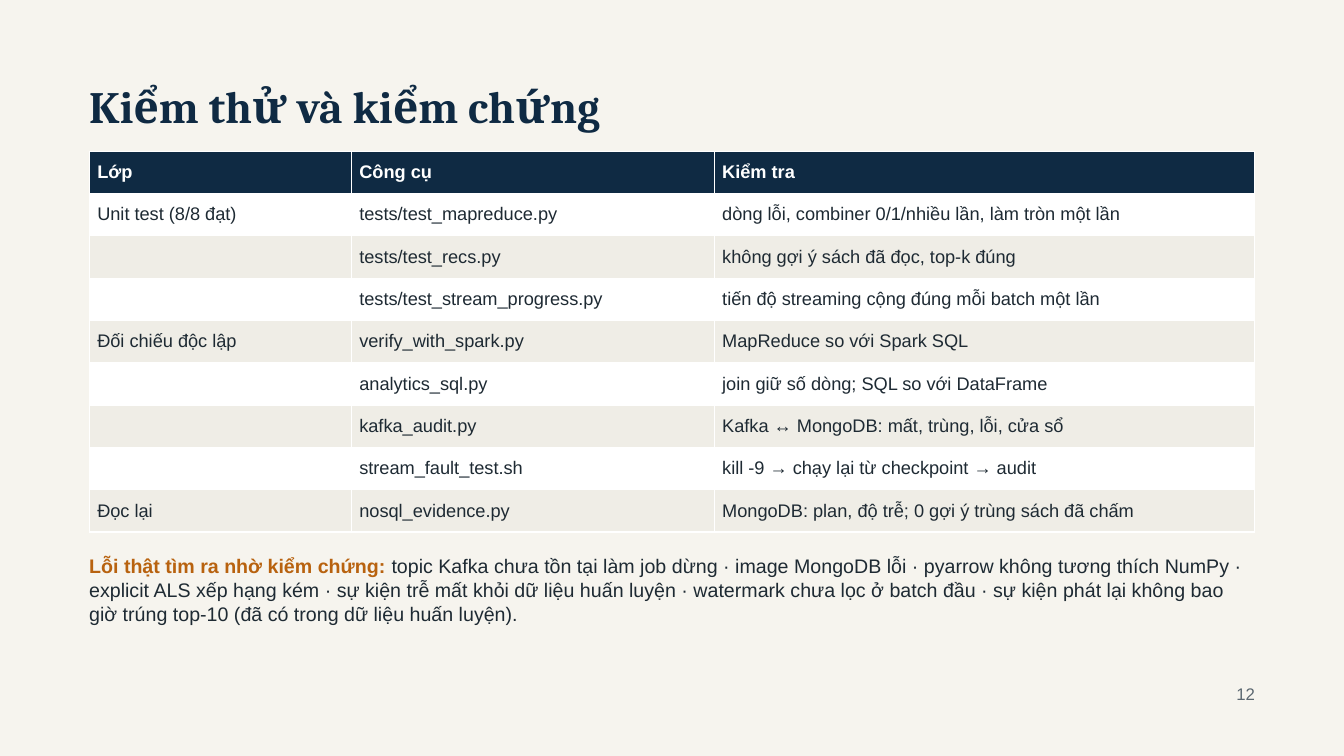
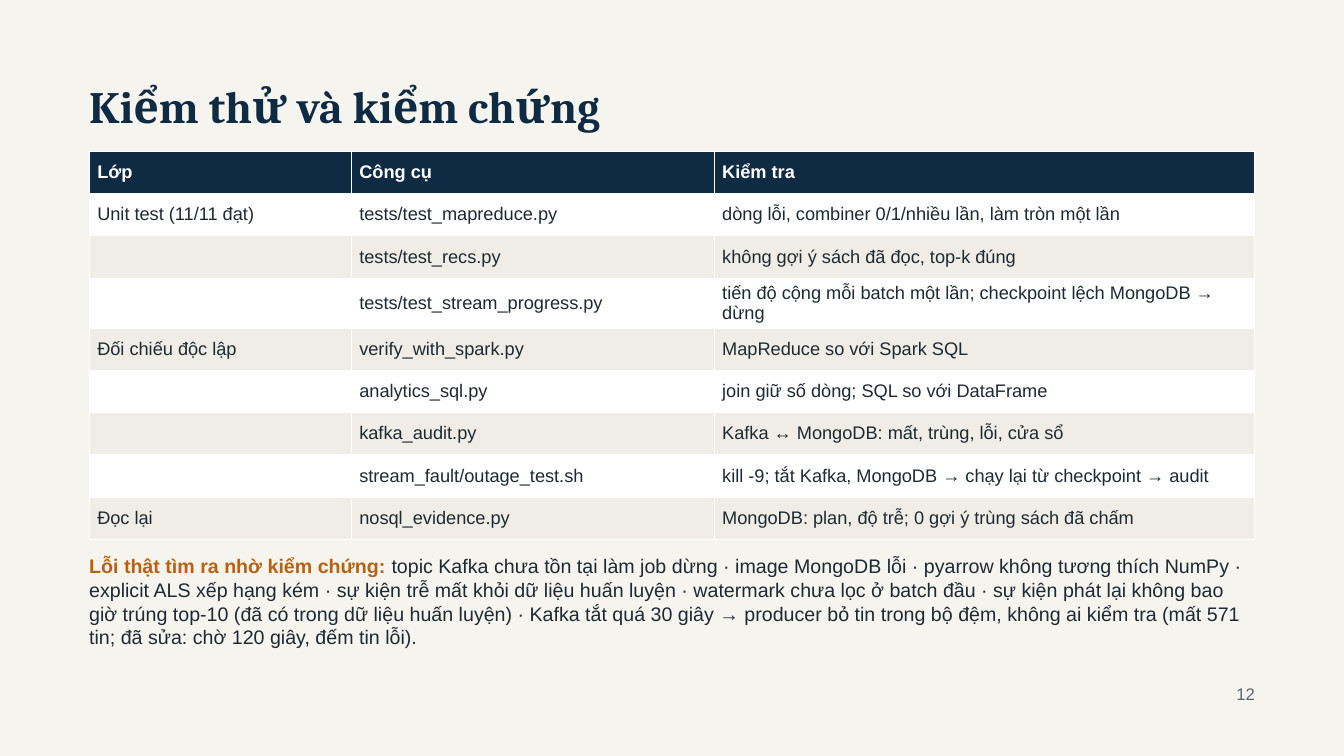
Before and after one commit to haoluonghuynhngoc/Group_06_BigData, a slide deck: slide 12 of Present/BookPulse - BDA501 Session 10 Final Presentation.pptx. Drawn at 1344x756 pixels with LibreOffice and Linux fonts; fonts in the diff are those of the drawing. Boxes give left, top, right and bottom in pixels: in the first picture for what was removed or moved away, otherwise in the second. Text is boxed around its words. In the diff, an @@ line names an element or a change of style, - is before the commit and + after.

```diff
--- a/Present/BookPulse - BDA501 Session 10 Final Presentation.pptx
+++ b/Present/BookPulse - BDA501 Session 10 Final Presentation.pptx
@@ table at bbox=[90, 151, 1255, 532] @@
-row 2, column 1: Unit test (8/8 đạt)
+row 2, column 1: Unit test (11/11 đạt)
-row 4, column 3: tiến độ streaming cộng đúng mỗi batch một lần
+row 4, column 3: tiến độ cộng mỗi batch một lần; checkpoint lệch MongoDB → dừng
-row 8, column 2: stream_fault_test.sh
+row 8, column 2: stream_fault/outage_test.sh
-row 8, column 3: kill -9 → chạy lại từ checkpoint → audit
+row 8, column 3: kill -9; tắt Kafka, MongoDB → chạy lại từ checkpoint → audit
@@ text at bbox=[89, 558, 1240, 648]: text changed @@
-Lỗi thật tìm ra nhờ kiểm chứng: topic Kafka chưa tồn tại làm job dừng · image MongoDB lỗi · pyarrow không tương thích NumPy · explicit ALS xếp hạng kém · sự kiện trễ mất khỏi dữ liệu huấn luyện · watermark chưa lọc ở batch đầu · sự kiện phát lại không bao giờ trúng top-10 (đã có trong dữ liệu huấn luyện).
+Lỗi thật tìm ra nhờ kiểm chứng: topic Kafka chưa tồn tại làm job dừng · image MongoDB lỗi · pyarrow không tương thích NumPy · explicit ALS xếp hạng kém · sự kiện trễ mất khỏi dữ liệu huấn luyện · watermark chưa lọc ở batch đầu · sự kiện phát lại không bao giờ trúng top-10 (đã có trong dữ liệu huấn luyện) · Kafka tắt quá 30 giây → producer bỏ tin trong bộ đệm, không ai kiểm tra (mất 571 tin; đã sửa: chờ 120 giây, đếm tin lỗi).
```
Also in this commit, not shown: 11 other slides changed, 1 slide added, 46 other files.
